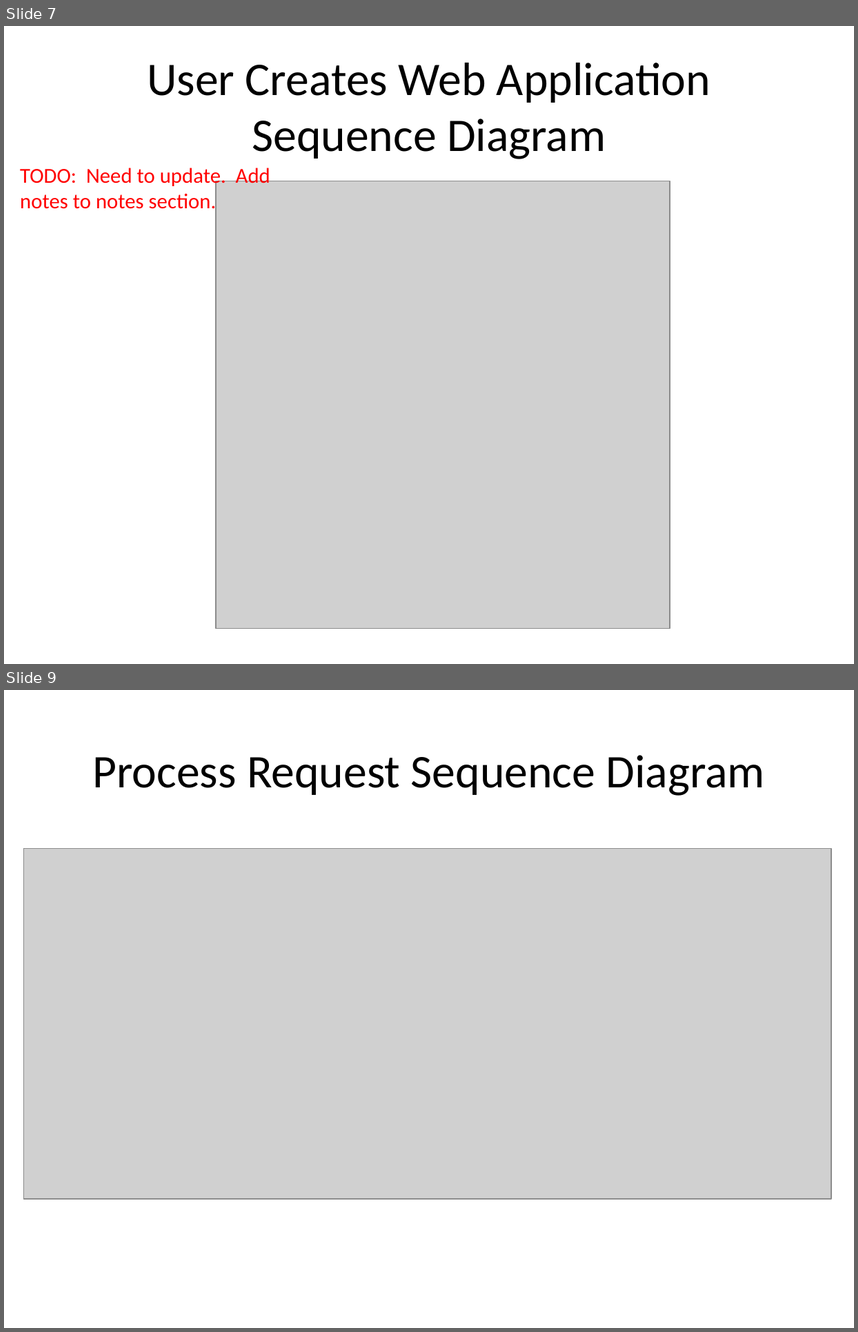
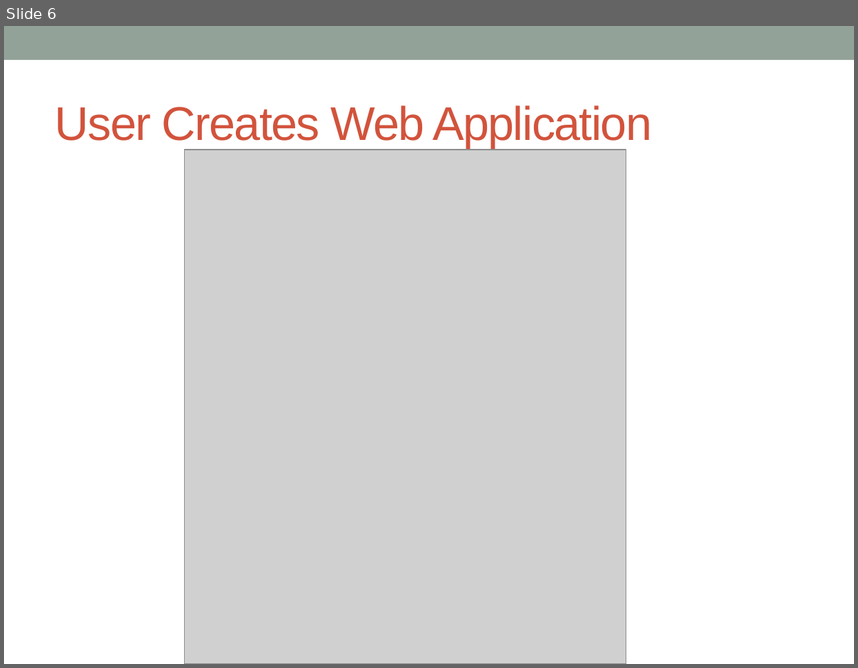
Before and after one commit to nodemvc/node-mvc, a slide deck: Documents/nodeMvcPresentation.pptx. Shown one above the other, each under a label of ours: slides 7 and 9 before the commit, slide 6 after it; the slides between them are not shown. The pictures are 858x1332 and 858x668 pixels, drawn with LibreOffice and Linux fonts; fonts in the diff are those of the drawing; grey boxes stand for pictures. Boxes give left, top, right and bottom in pixels: in the first picture for what was removed or moved away, otherwise in the second. Text is boxed around its words. In the diff, an @@ line names an element or a change of style, - is before the commit and + after.

Commit message:
Updated diagrams.

```diff
--- a/Documents/nodeMvcPresentation.pptx
+++ b/Documents/nodeMvcPresentation.pptx
@@ slide 9 removed at (x1=4, y1=690, x2=854, y2=1328), background #FFFFFF @@
@@ title removed at (x1=92, y1=755, x2=765, y2=796) @@
-Process Request Sequence Diagram
@@ picture removed at (x1=23, y1=849, x2=831, y2=1199) @@
@@ what was slide 7 is now slide 6 @@
@@ slide 6 changed as well @@
@@ rectangle added at (x1=4, y1=26, x2=854, y2=60), fill #93A299 @@
@@ title at (x1=55, y1=105, x2=652, y2=149): text changed; size 39.6 to 40 pt; font Calibri to Arial; text colour #000000 to #D2533C @@
-User Creates Web Application Sequence Diagram
+User Creates Web Application
@@ picture resized from (x1=216, y1=181, x2=670, y2=628) to (x1=184, y1=150, x2=626, y2=664) @@
@@ text removed at (x1=20, y1=165, x2=270, y2=214) @@
-TODO: Need to update. Add notes to notes section.
```
Also in this commit, not shown: 7 other slides changed, 6 slides added, 3 other slides removed.
